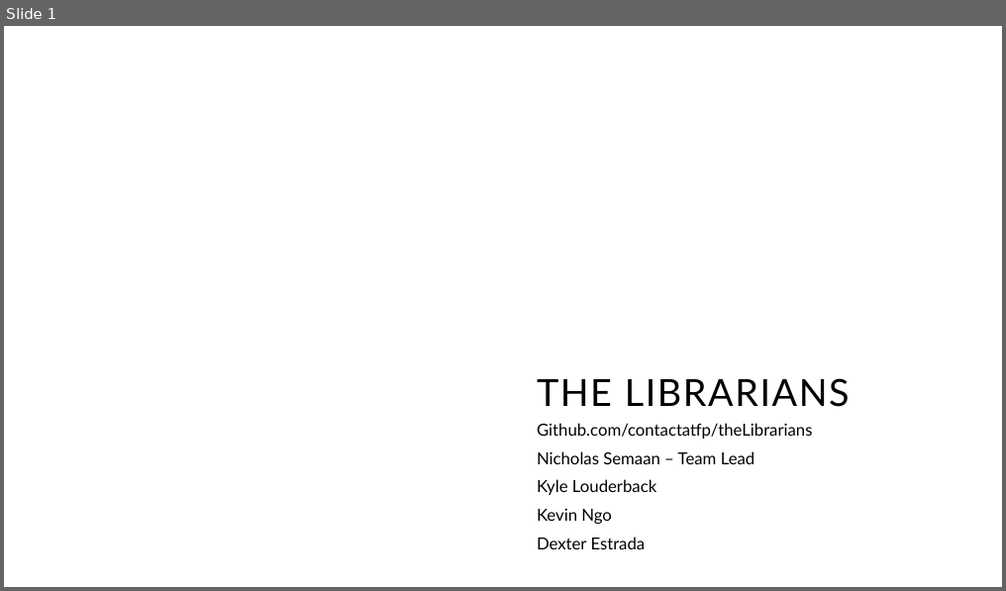
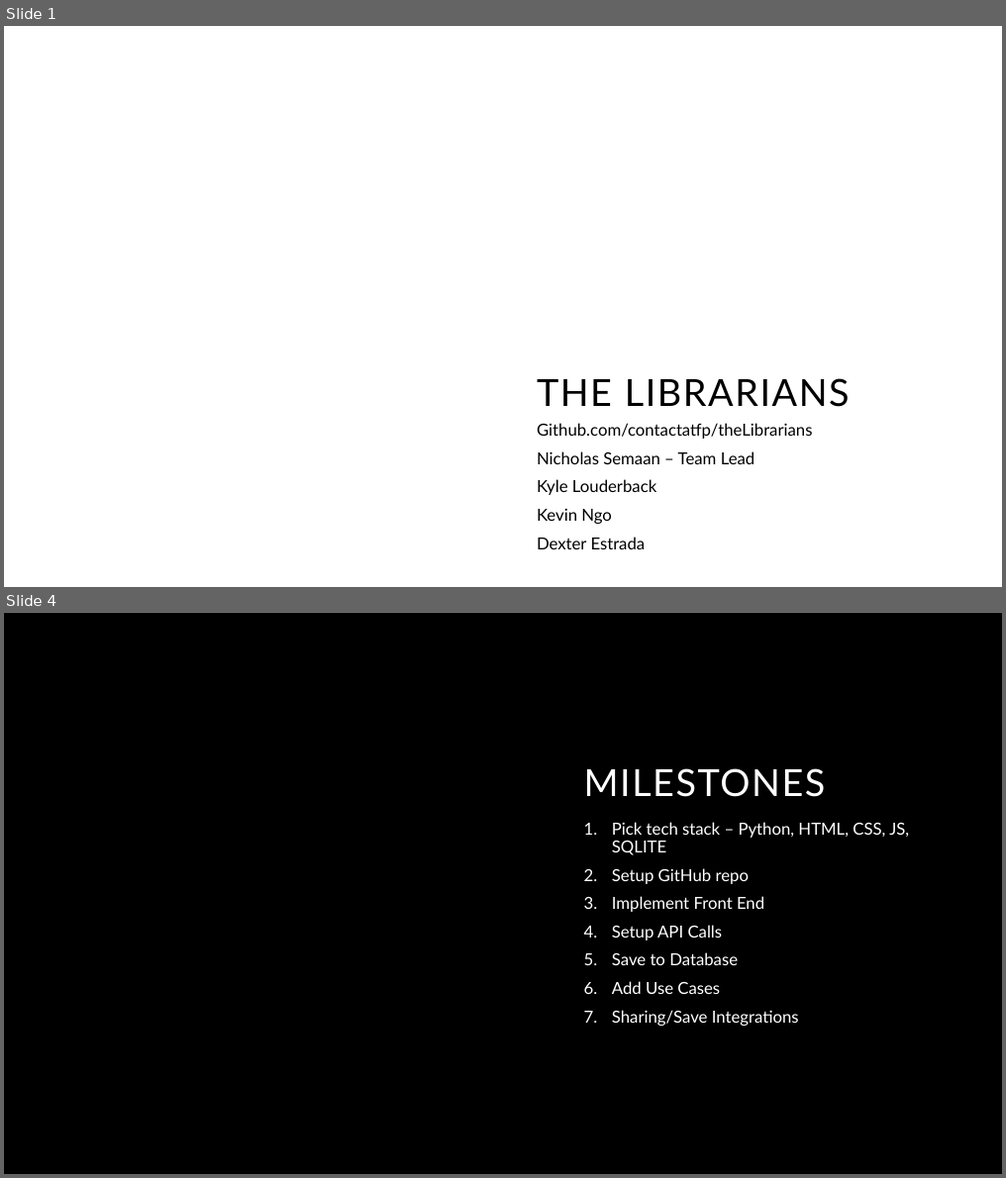
Before and after one commit to contactatfp/theLibrarians, a slide deck: weekly_team_presentation/week2.pptx. Shown one above the other, each under a label of ours: slide 1 before the commit, slides 1 and 4 after it; the slides between them are not shown. The pictures are 1006x591 and 1006x1178 pixels, drawn with LibreOffice and Linux fonts; fonts in the diff are those of the drawing; background and template pictures are left out. Boxes give left, top, right and bottom in pixels: in the first picture for what was removed or moved away, otherwise in the second. Text is boxed around its words. In the diff, an @@ line names an element or a change of style, - is before the commit and + after.

```diff
--- a/weekly_team_presentation/week2.pptx
+++ b/weekly_team_presentation/week2.pptx
@@ slide 4 added at bbox=[4, 613, 1002, 1174], background #000000 @@
@@ title added at bbox=[584, 768, 826, 797], 36 pt, text #FFFFFF @@
+MILESTONES
@@ subtitle added at bbox=[612, 822, 909, 1026], 16 pt, text #FFFFFF @@
+1. Pick tech stack – Python, HTML, CSS, JS, SQLITE
+2. Setup GitHub repo
+3. Implement Front End
+4. Setup API Calls
+5. Save to Database
+6. Add Use Cases
+7. Sharing/Save Integrations
```
Also in this commit, not shown: 1 slide changed, 2 other slides added, 4 slides removed, 2 other files.
